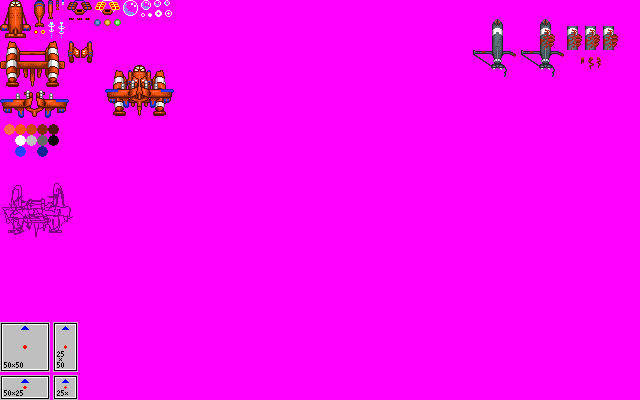
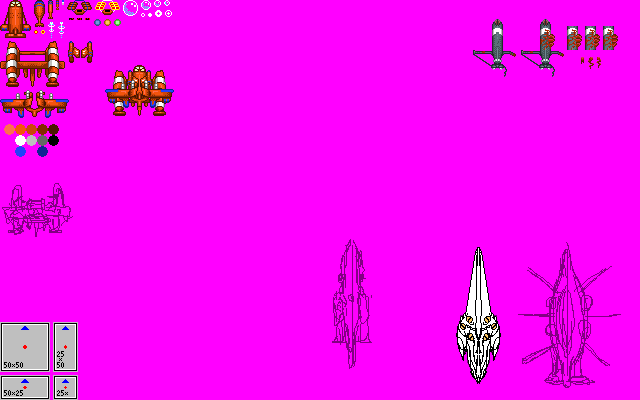
The second 640 × 400 image is a revision of the first. Changes to its layers:
painted on "Other" over (456, 247, 501, 384)
painted on "Sketch" over (332, 239, 621, 388)
